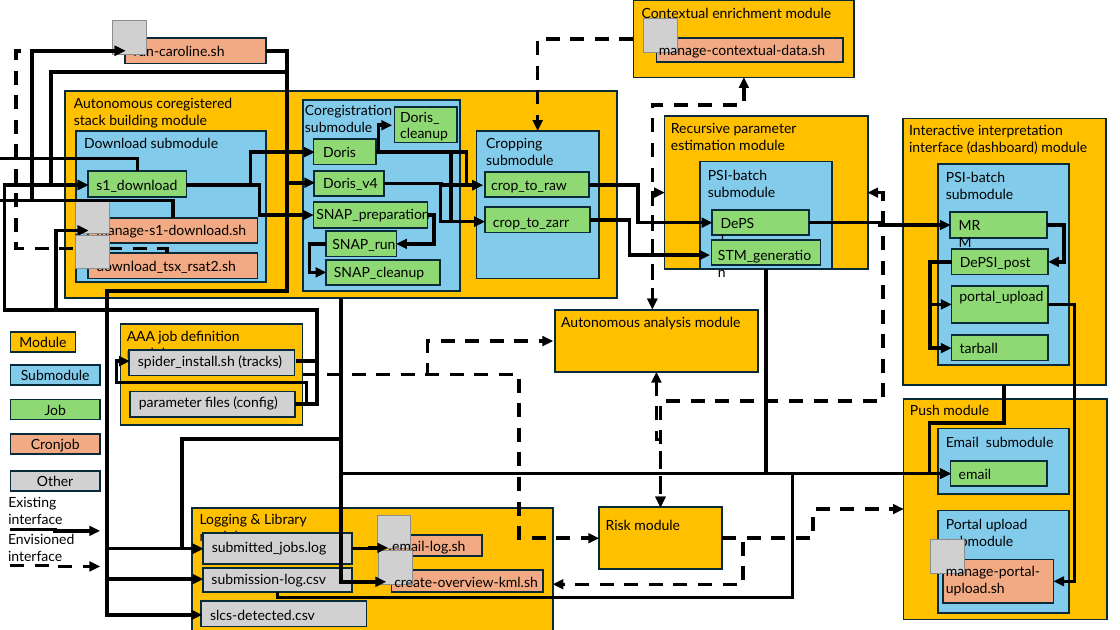
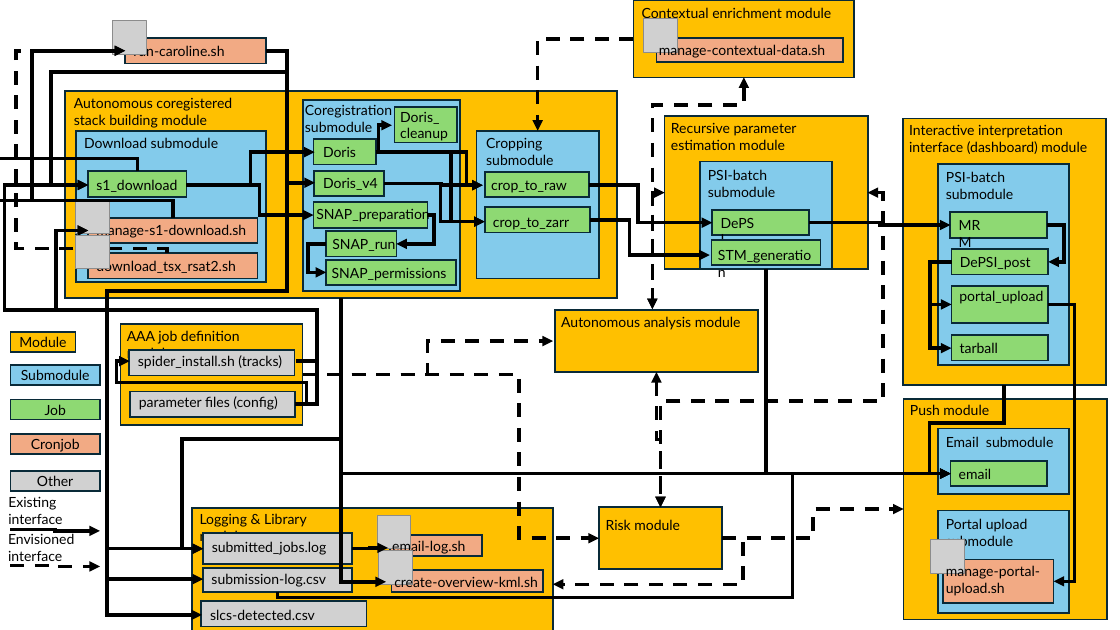
Before and after one commit to TUDelftGeodesy/caroline, a slide deck: slide 2 of docs/assets/Caroline_drawings.pptx. Drawn at 1120x630 pixels with LibreOffice and Linux fonts; fonts in the diff are those of the drawing; grey boxes stand for pictures. Boxes give left, top, right and bottom in pixels: in the first picture for what was removed or moved away, otherwise in the second. Text is boxed around its words. In the diff, an @@ line names an element or a change of style, - is before the commit and + after.

Commit message:
Switch to SNAP v13, SNAP now auto unzips

```diff
--- a/docs/assets/Caroline_drawings.pptx
+++ b/docs/assets/Caroline_drawings.pptx
@@ elbow arrow (326, 244) - (326, 272): route changed @@
@@ rectangle: place and size @@
-rectangle at bbox=[326, 260, 440, 285]
+rectangle at bbox=[326, 260, 456, 285]
@@ text at bbox=[332, 268, 447, 281]: text changed @@
-SNAP_cleanup
+SNAP_permissions
```
Also in this commit, not shown: 7 other files.
